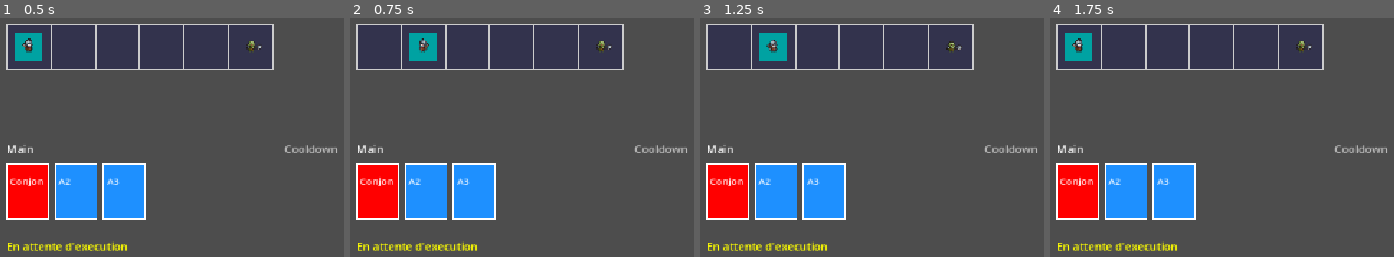
Above: before the commit, frames 1-4 (left to right).
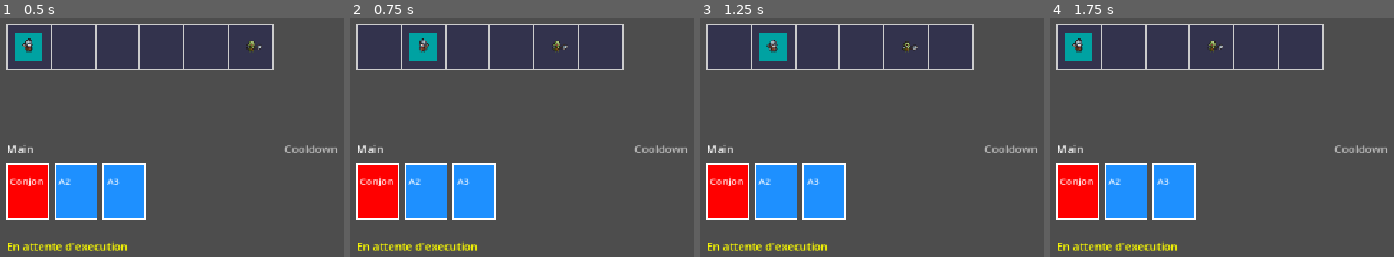
Above: after the commit, the same moments.

Repository: NiorsHaz/GMJ-Instase-2026
Game: Godot game, scene res://Scene/level_test.tscn
Same seed, same stepped clock (60 frames per second), same inputs: the game is played once before the commit and once after it.
Inputs (mouse positions are in pixels of both pictures, inside the frame that each line leads up to):
- Up to frame 1 (0.5 s): no input
- Up to frame 2 (0.75 s): tap Enter (ui_accept) at 0.5 s; move the mouse to (outside the picture) at 0.52 s; hold Right (ui_right) from 0.53 s (still down); tap E at 0.6 s; click (outside the picture) at 0.67 s
- Up to frame 3 (1.25 s): keep holding Right (ui_right); tap Enter (ui_accept) at 0.77 s
- Up to frame 4 (1.75 s): tap Enter (ui_accept) at 1.25, 1.52 s; move the mouse to (1225, 132) at 1.27 s; release Right (ui_right) at 1.28 s; hold Left (ui_left) from 1.28 s (still down); tap E at 1.35 s

Frame 1 is identical in both runs. In frame 2, 0.2% of the frame differs, in the area x 58-77%, y 9-14%; in frame 3, 0.2%; in frame 4, 0.2%.

Commit message:
Update enemy

Diff:
--- a/Scripts/Classes/books_stats.gd
+++ b/Scripts/Classes/books_stats.gd
@@ -10,6 +10,8 @@
 @export var desc: String = "Test de description"
 @export var animations: SpriteFrames
 @export var icons: Texture2D
+@export var selling_price : int = 0
+@export var buying_price : int = 0
 
 @export_group("book_words")
 @export var word_database: WordDatabases
--- /dev/null
+++ b/Scripts/Classes/shop_item.gd
@@ -0,0 +1,4 @@
+class_name ShopItems extends Resource
+
+@export var books : Array[Bookstats]
+@export var words : Array[WordStats]
--- a/Scripts/Classes/words_stats.gd
+++ b/Scripts/Classes/words_stats.gd
@@ -10,6 +10,8 @@
 @export var name: String = "Nom d'un mot"
 @export var animations: SpriteFrames
 @export var icon: Texture2D
+@export var selling_price : int = 0
+@export var buying_price : int = 0
 
 @export_group("word_type_stats")
 @export var type_name: String = "Nom du type"
--- a/Scripts/player.gd
+++ b/Scripts/player.gd
@@ -5,7 +5,18 @@
 @onready var animation: AnimatedSprite2D = $animation
 
 var current_cell_index: int = 0
+var health : int
 
+func take_damage(amount: int) -> void:
+	health -= amount
+
+	if health < 0:
+		health = 0
+
+	print("Player HP: ", health)
+
+	if health <= 0:
+		print("Player defeated!")
 var facing_direction: int = 1:
 	set(value):
 		facing_direction = value
@@ -13,6 +24,7 @@
 
 
 func _ready() -> void:
+	var health = stats.pv
 	if stats != null:
 		animation.sprite_frames = stats.animations
 		animation.play("idle")
--- a/Scripts/script.gd
+++ b/Scripts/script.gd
@@ -467,10 +467,13 @@
 
 		if tile.current_cooldown <= 0:
 			tile.current_cooldown = 0
-
 			player_hand.append(tile)
 			cooldown_list.remove_at(i)
 
 		i -= 1
 
 	queue_redraw()
+
+	# Enemy takes its turn after the player's action.
+	if is_instance_valid(enemy_instance):
+		enemy_instance.take_turn(self, player_instance)
--- a/enemy.gd
+++ b/enemy.gd
@@ -1,7 +1,7 @@
 
 extends Node2D
 
-@export var stats : EnemyStats
+@export var stats: EnemyStats
 
 @onready var animation: AnimatedSprite2D = $animation
 
@@ -25,13 +25,79 @@
 			animation.play("idle")
 
 
-func setup_position(
-	target_position: Vector2,
-	cell_index: int
-) -> void:
+func setup_position(target_position: Vector2, cell_index: int) -> void:
 	global_position = target_position
 	current_cell_index = cell_index
 
+
+# ----------------------------------------
+# ENEMY AI
+# ----------------------------------------
+
+func take_turn(grid: Node, player: Node2D) -> void:
+	if health <= 0 or not is_instance_valid(player):
+		return
+
+	# 1. Skip turn if stunned.
+	if current_stun > 0:
+		current_stun -= 1
+		print(stats.name, " is stunned. Remaining: ", current_stun)
+		return
+
+	var player_index = int(player.get("current_cell_index"))
+
+	# 2. Attack if the player is in range.
+	if can_attack_player(player_index):
+		attack_player(player)
+		return
+
+	# 3. Otherwise, move one cell toward the player.
+	move_toward_player(grid, player_index)
+
+
+func move_toward_player(grid: Node, player_index: int) -> void:
+	var target_index = current_cell_index
+
+	if player_index < current_cell_index:
+		target_index -= 1
+	elif player_index > current_cell_index:
+		target_index += 1
+	else:
+		return
+
+	var cells: Array = grid.get("horizontal_grid")
+
+	if target_index < 0 or target_index >= cells.size():
+		return
+
+	var target_cell: Dictionary = cells[target_index]
+
+	# Do not enter an occupied cell.
+	if target_cell["occupied_by"] != null:
+		print(stats.name, " cannot move: cell is occupied.")
+		return
+
+	# Free the old cell.
+	if current_cell_index >= 0 and current_cell_index < cells.size():
+		cells[current_cell_index]["occupied_by"] = null
+
+	# Occupy the new cell.
+	target_cell["occupied_by"] = self
+
+	current_cell_index = target_index
+
+	var cell_width = float(grid.get("cell_width"))
+	var cell_height = float(grid.get("cell_height"))
+	var center = Vector2(cell_width / 2.0, cell_height / 2.0)
+
+	global_position = target_cell["position"] + center
+
+	print(stats.name, " moves to cell ", current_cell_index)
+
+
+# ----------------------------------------
+# COMBAT
+# ----------------------------------------
 
 func take_damage(amount: int) -> void:
 	if health <= 0:
@@ -53,7 +119,6 @@
 		return
 
 	current_stun += amount
-
 	print(stats.name, " stun: ", current_stun)
 
 
@@ -61,24 +126,24 @@
 	var distance = player_cell_index - current_cell_index
 
 	if distance < 0:
-		if abs(distance) <= stats.range_left:
-			return true
+		return abs(distance) <= stats.range_left
 
-	elif distance > 0:
-		if distance <= stats.range_right:
-			return true
+	if distance > 0:
+		return distance <= stats.range_right
 
 	return false
 
 
-func attack_player() -> int:
+func attack_player(player: Node2D) -> void:
 	if health <= 0:
-		return 0
+		return
 
-	print(stats.name, " attacks!")
+	print(stats.name, " attacks the player for ", stats.damage, " damage!")
 
-	# Enemy damage will be added to EnemyStats later.
-	return 0
+	if player.has_method("take_damage"):
+		player.call("take_damage", stats.damage)
+	else:
+		print("Player has no take_damage() method yet.")
 
 
 func die() -> void:
Not shown, added: Scripts/Classes/shop_item.gd.uid
